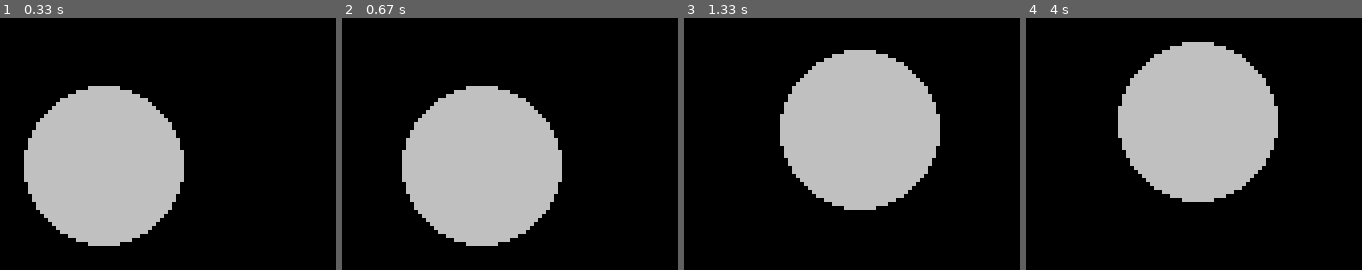
Above: before the commit, frames 1-4 (left to right).
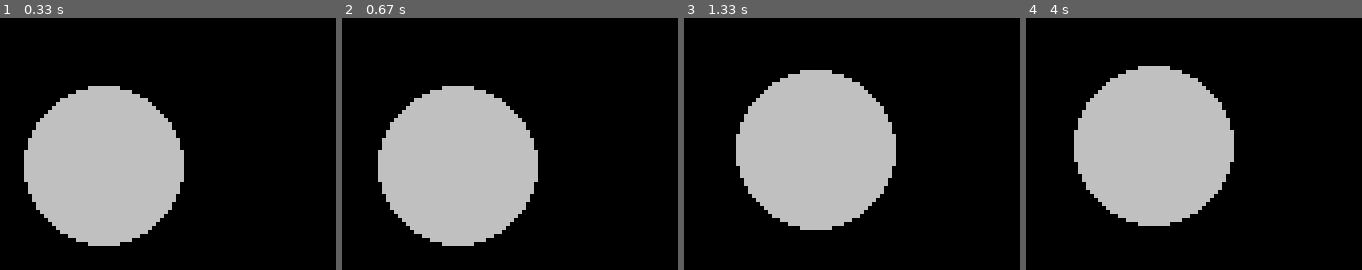
Above: after the commit, the same moments.

Repository: xCr1s12/PyGame-ICINF
Game: pygame game, started from EJ 2/main.py
Two runs of this game, one before a commit and one after it. Both use one fixed random seed, a clock stepped at 60 frames per second and the inputs below.
Inputs:
- Up to frame 1 (0.33 s): no input
- Up to frame 2 (0.67 s): hold Right from 0.33 s (still down)
- Up to frame 3 (1.33 s): release Right at 0.8 s; hold Up 0.83-1.13 s; hold Right from 1.17 s (still down)
- Up to frame 4 (4 s): release Right at 1.63 s; hold Left 1.67-2.2 s; hold Down 2.23-2.53 s; hold Left 2.57-2.97 s; hold Up 3-3.37 s; hold Right from 3.4 s (still down)

Frame 1 is identical in both runs. In frame 2, 9.1% of the frame differs, in the area x 10-66%, y 26-91%; in frame 3, 18%; in frame 4, 18%, in the area x 14-75%, y 9-83%.

Commit message:
git-ignore

Diff:
--- a/EJ 2/circulo2.py
+++ b/EJ 2/circulo2.py
@@ -6,21 +6,30 @@
         self.x = x
         self.y = y
         self.color = (192,192,192)
-        self.velocidad = 0.5
+        self.velocidad = 0.2
 
     def dibujarC(self, screen):
         circulo = (self.x ,self.y)
         pygame.draw.circle(screen , self.color , circulo, 20)
 
     def moverC(self, key):
+        self.ex = 0
+        self.ey = 0
         if key[pygame.K_DOWN]:
-            self.y += self.velocidad
+            self.ey += self.velocidad
         if key[pygame.K_UP]:
-            self.y -= self.velocidad
+            self.ey -= self.velocidad
         if key[pygame.K_LEFT]:
-            self.x -= self.velocidad
+            self.ex -= self.velocidad
         if key[pygame.K_RIGHT]:
-            self.x += self.velocidad
+            self.ex += self.velocidad
+
+        if self.ex != 0 and self.ey != 0:
+            self.ex /= 1.414
+            self.ey /= 1.414
+
+        self.x += self.ex
+        self.y += self.ey
 
     def colision(self):
         pass
--- a/Ej 1/main.py
+++ b/Ej 1/main.py
@@ -16,7 +16,7 @@
 
 
 personaje = Triangulo(400, 100)
-personaje2 = Circu(200, 50)
+personaje2 = Circulo(200, 50)
 while running:
     screen.fill((0,0,0))
     for event in pygame.event.get():
